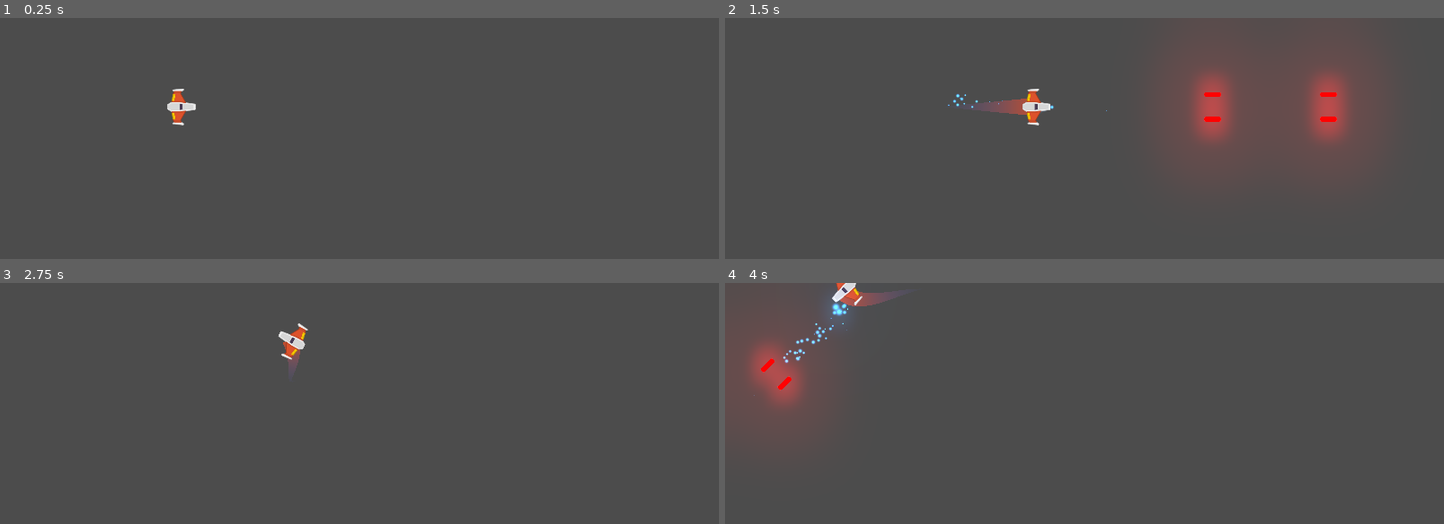
Above: before the commit, frames 1-4 (two rows, left to right).
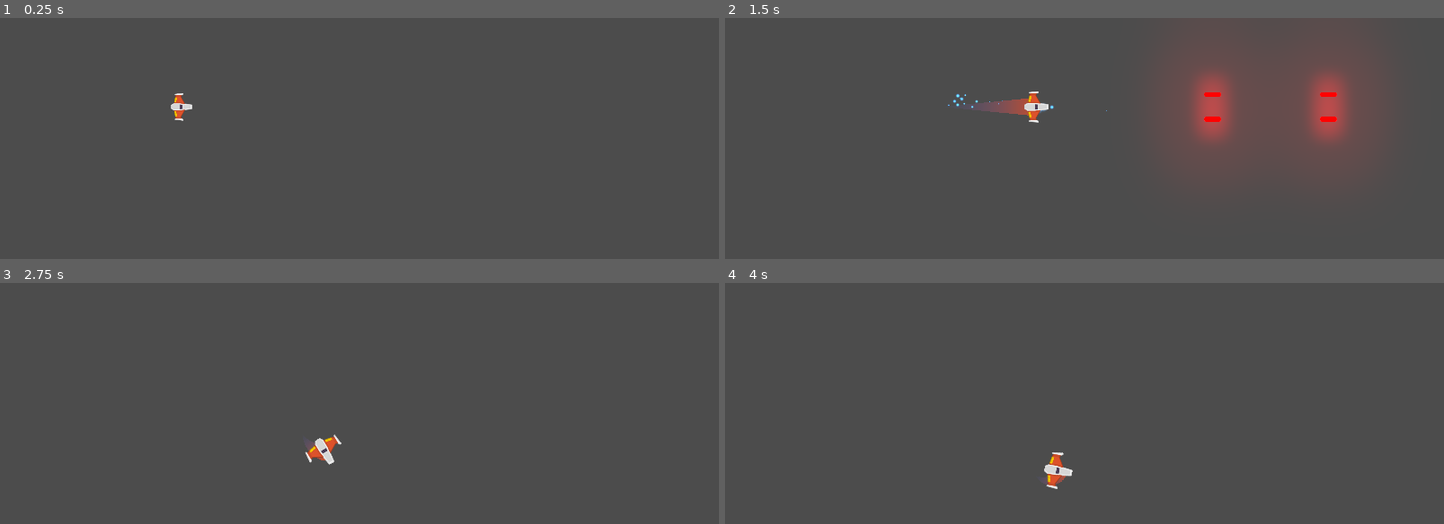
Above: after the commit, the same moments.

Repository: Elunneh/Juego-Meteo
Game: Godot game, scene res://Juego/Niveles/NivelTest.tscn
Same seed, same stepped clock (60 frames per second), same inputs: the game is played once before the commit and once after it.
Inputs (mouse positions are in pixels of both pictures, inside the frame that each line leads up to):
- Up to frame 1 (0.25 s): no input
- Up to frame 2 (1.5 s): tap Enter at 0.5 s; move the mouse to (1242, 198) at 0.52 s; press the mouse at (1242, 198) at 0.53 s; hold W (mover_adelante) 0.53-1.28 s; right-click (1242, 198) at 0.8 s; move the mouse to (940, 239) at 1.27 s; release the mouse at (940, 239) at 1.28 s; hold S (mover_atras) from 1.28 s (still down); right-click (940, 239) at 1.35 s
- Up to frame 3 (2.75 s): tap A (rotar_antihorario) at 1.55 s; move the mouse to (431, 396) at 2.02 s; release S (mover_atras) at 2.03 s; hold W (mover_adelante) from 2.03 s (still down); hold A (rotar_antihorario) from 2.03 s (still down); tap D (rotar_horario) at 2.3 s
- Up to frame 4 (4 s): move the mouse to (outside the picture) at 2.77 s; release A (rotar_antihorario) at 2.78 s; tap D (rotar_horario) at 2.85 s; click (outside the picture) at 3.05 s; move the mouse to (outside the picture) at 3.52 s; release W (mover_adelante) at 3.53 s; press the mouse at (outside the picture) at 3.53 s; hold S (mover_atras) from 3.53 s (still down); right-click (outside the picture) at 3.8 s

The runs differ from the first frame. In frame 1, 0.2% of the frame differs, in the area x 23-28%, y 29-45%; in frame 2, 0.2%; in frame 3, 0.7%; in frame 4, 4.5%, in the area x 0-49%, y 0-86%.

Commit message:
actualizado

Diff:
--- a/Juego/LaseBeam/LaserBeam2D.gd
+++ b/Juego/LaseBeam/LaserBeam2D.gd
@@ -39,7 +39,7 @@
 		fill.points[1] = cast_to
 		appear()
 	else:
-		# Reset the laser endpoint
+
 		fill.points[1] = Vector2.ZERO
 
 		collision_particles.emitting = false
@@ -49,8 +49,7 @@
 	beam_particles.emitting = is_casting
 	casting_particles.emitting = is_casting
 
-# Controls the emission of particles and extends the Line2D to `cast_to` or the ray's
-# collision point, whichever is closest.
+
 func cast_beam() -> void:
 	var cast_point : Vector2 = cast_to
 
--- a/Juego/Naves/Player/Player.gd
+++ b/Juego/Naves/Player/Player.gd
@@ -1,37 +1,46 @@
 class_name Player
 extends RigidBody2D
 
-##Atributos export
-export var potencia_motor:int = 20
+enum ESTADO { SPAWN, VIVO, INVENCIBLE, MUERTO }
+
+export var potencia_motor: int = 20
 export var potencia_rotacion: int = 280
-export var estela_maxima:int = 150
+export var estela_maxima: int = 150
 
-##Atributos
-var empuje:Vector2 = Vector2.ZERO
-var dir_rotacion:int = 0
+var empuje: Vector2 = Vector2.ZERO
+var dir_rotacion: int = 0
+var estado_actual: int = ESTADO.SPAWN
 
-##Atributos Onready
-onready var canion:Canion = $Canion
-onready var laser:RayoLaser = $LaserBeam2D
-onready var estela:Estela = $EstelaPuntoInicio/Trail2D
+onready var canion: Canion = $Canion
+onready var laser: RayoLaser = $LaserBeam2D
+onready var estela: Estela = $EstelaPuntoInicio/Trail2D
 onready var motor_sfx: Motor = $MotorSFX
+onready var colisionador: CollisionShape2D = $CollisionShape2D
 
-## Metodos
-func _integrate_forces(state: Physics2DDirectBodyState) ->void:
+func _ready() -> void:
+	controlador_estados(estado_actual)
+
+func _integrate_forces(state: Physics2DDirectBodyState) -> void:
 	apply_central_impulse(empuje.rotated(rotation))
 	apply_torque_impulse(dir_rotacion * potencia_rotacion)
 
-func _process(delta: float)-> void:
+func _process(delta: float) -> void:
 	player_input()
 
-func _unhandled_input(event: InputEvent)-> void:
+func esta_input_activo() -> bool:
+	return estado_actual  in [ESTADO.MUERTO, ESTADO.SPAWN]
 
-	##disparo de rayo
+func _unhandled_input(event: InputEvent) -> void:
+	if not esta_input_activo():
+		return
+
+	# Disparo de rayo
 	if event.is_action_pressed("disparo_secundario"):
 		laser.set_is_casting(true)
 	if event.is_action_released("disparo_secundario"):
 		laser.set_is_casting(false)
-##control de Estela y sonido de Motor
+
+	# Control de estela y sonido de motor
 	if event.is_action_pressed("mover_adelante"):
 		estela.set_max_points(estela_maxima)
 		motor_sfx.sonido_on()
@@ -40,28 +49,50 @@
 		estela.set_max_points(0)
 		motor_sfx.sonido_off()
 
+func controlador_estados(nuevo_estado: int) -> void:
+	if estado_actual != nuevo_estado:
+		estado_actual = nuevo_estado
+		match nuevo_estado:
+			ESTADO.SPAWN:
+				colisionador.set_deferred("disabled", true)
+				canion.set_puede_disparar(false)
+			ESTADO.VIVO:
+				colisionador.set_deferred("disabled", false)
+				canion.set_puede_disparar(true)
+			ESTADO.INVENCIBLE:
+				colisionador.set_deferred("disabled", true)
+			ESTADO.MUERTO:
+				colisionador.set_deferred("disabled", true)
+				canion.set_deferred("puede_disparar", false)
+				queue_free()
+			_:
+				printerr("Error de estado")
 
+func player_input() -> void:
+	if not esta_input_activo():
+		return
 
-## Metodos Custom
-func player_input() -> void:
-
-	#Empuje
+	# Empuje
 	empuje = Vector2.ZERO
 	if Input.is_action_pressed("mover_adelante"):
 		empuje = Vector2(potencia_motor, 0)
 	elif Input.is_action_pressed("mover_atras"):
 		empuje = Vector2(-potencia_motor, 0)
 
-	#Rotacion
+	# Rotacion
 	dir_rotacion = 0
-	if Input. is_action_pressed("rotar_antihorario"):
+	if Input.is_action_pressed("rotar_antihorario"):
 		dir_rotacion -= 1
-	if Input. is_action_pressed("rotar_horario"):
+	if Input.is_action_pressed("rotar_horario"):
 		dir_rotacion += 1
 
-##Disparo
-	if Input. is_action_pressed("disparo_principal"):
+	# Disparo
+	if Input.is_action_pressed("disparo_principal"):
 		canion.set_esta_disparando(true)
-	if Input. is_action_just_released("disparo_principal"):
+	if Input.is_action_just_released("disparo_principal"):
 		canion.set_esta_disparando(false)
-		print("estoy disparando mama")
+		print("¡Estoy disparando!")
+
+func _on_AnimationPlayer_animation_finished(anim_name: String) -> void:
+	if anim_name == "Spawn":
+		controlador_estados(ESTADO.VIVO)
--- a/Juego/Naves/Player/Player.tscn
+++ b/Juego/Naves/Player/Player.tscn
@@ -10,6 +10,37 @@
 
 [sub_resource type="CircleShape2D" id=1]
 radius = 37.0115
+
+[sub_resource type="Animation" id=2]
+resource_name = "Default"
+tracks/0/type = "value"
+tracks/0/path = NodePath("Sprite:scale")
+tracks/0/interp = 1
+tracks/0/loop_wrap = true
+tracks/0/imported = false
+tracks/0/enabled = true
+tracks/0/keys = {
+"times": PoolRealArray( 0, 1 ),
+"transitions": PoolRealArray( 1, 1 ),
+"update": 0,
+"values": [ Vector2( 1, 1 ), Vector2( 1, 1 ) ]
+}
+
+[sub_resource type="Animation" id=3]
+resource_name = "Spawn"
+length = 1.6
+tracks/0/type = "value"
+tracks/0/path = NodePath("Sprite:scale")
+tracks/0/interp = 1
+tracks/0/loop_wrap = true
+tracks/0/imported = false
+tracks/0/enabled = true
+tracks/0/keys = {
+"times": PoolRealArray( 0, 0.2, 0.5, 0.8, 1.1, 1.3, 1.6 ),
+"transitions": PoolRealArray( 1, 1, 0.965937, 3.4822, 0.277392, 3.13834, 1 ),
+"update": 0,
+"values": [ Vector2( 1, 1 ), Vector2( 0.8, 0.8 ), Vector2( 0.5, 0.5 ), Vector2( 0.8, 0.8 ), Vector2( 0.5, 0.5 ), Vector2( 0.8, 0.8 ), Vector2( 1, 1 ) ]
+}
 
 [node name="Player" type="RigidBody2D"]
 z_index = 50
@@ -54,4 +85,10 @@
 
 [node name="MotorSFX" parent="." instance=ExtResource( 7 )]
 
+[node name="AnimationPlayer" type="AnimationPlayer" parent="."]
+autoplay = "Spawn"
+anims/Default = SubResource( 2 )
+anims/Spawn = SubResource( 3 )
+[connection signal="animation_finished" from="AnimationPlayer" to="." method="_on_AnimationPlayer_animation_finished"]
+
 [editable path="Canion"]
--- a/Juego/Proyectiles/Canion.gd
+++ b/Juego/Proyectiles/Canion.gd
@@ -12,13 +12,15 @@
 onready var disparo_sfx: AudioStreamPlayer2D = $DisparoSFX
 onready var esta_enfriado:bool = true
 onready var esta_disparando:bool = false setget set_esta_disparando
-
+onready var puede_disparar:bool = false setget set_puede_disparar
 ##Atributos
 var puntos_disparo:Array = []
 
 ##setter y getters
 func set_esta_disparando(disparando:bool) -> void:
 	esta_disparando = disparando
+func set_puede_disparar(duenio_puede:bool)-> void:
+	puede_disparar = duenio_puede
 
 ##Metodos
 
Not shown: 1 places in Juego/Naves/Player/Player.tscn that only renumber resources
